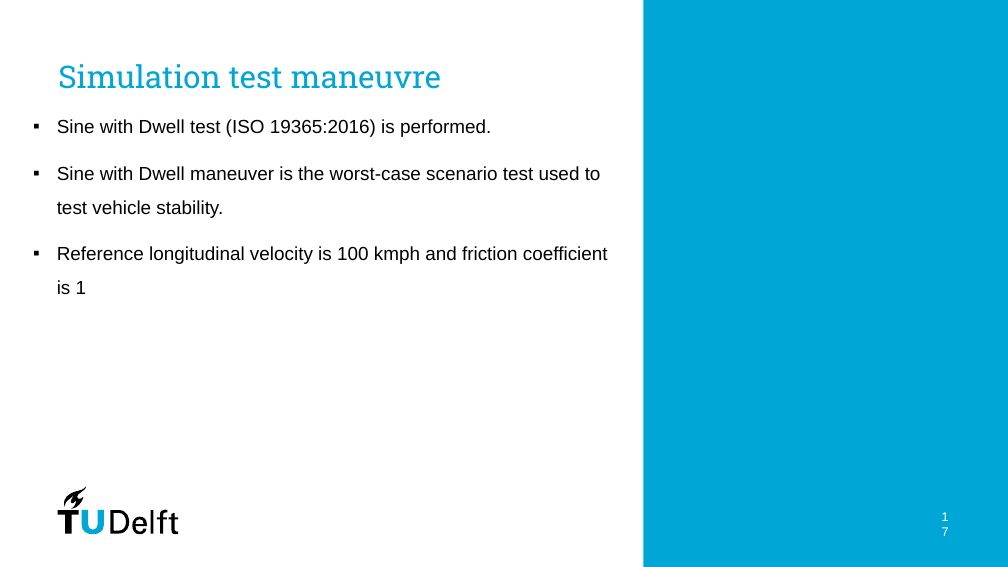
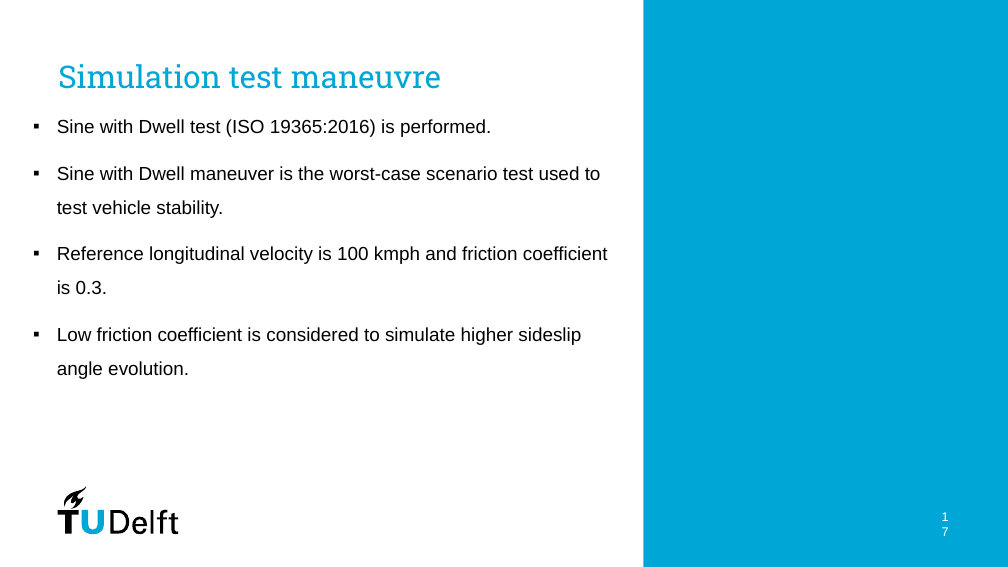
Before and after one commit to PavanPrasad-HG/Vehicle-Dynamics-Control, a slide deck: slide 17 of GP/Group5_GP/Group Presentation.pptx. Drawn at 1008x567 pixels with LibreOffice and Linux fonts; fonts in the diff are those of the drawing. Boxes give left, top, right and bottom in pixels: in the first picture for what was removed or moved away, otherwise in the second. Text is boxed around its words. In the diff, an @@ line names an element or a change of style, - is before the commit and + after.

Commit message:
Updated friction co-efficient in presentation

```diff
--- a/GP/Group5_GP/Group Presentation.pptx
+++ b/GP/Group5_GP/Group Presentation.pptx
@@ text at box(57, 246, 608, 379): text changed @@
-▪ Reference longitudinal velocity is 100 kmph and friction coefficient is 1
+▪ Reference longitudinal velocity is 100 kmph and friction coefficient is 0.3.
+▪ Low friction coefficient is considered to simulate higher sideslip angle evolution.
```
Also in this commit, not shown: 1 other slide changed.
